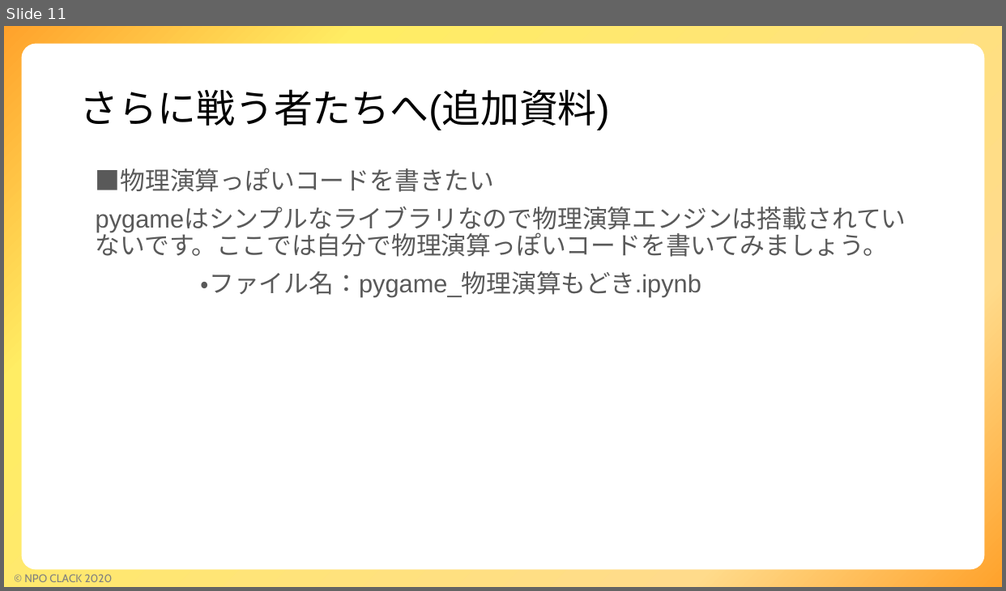
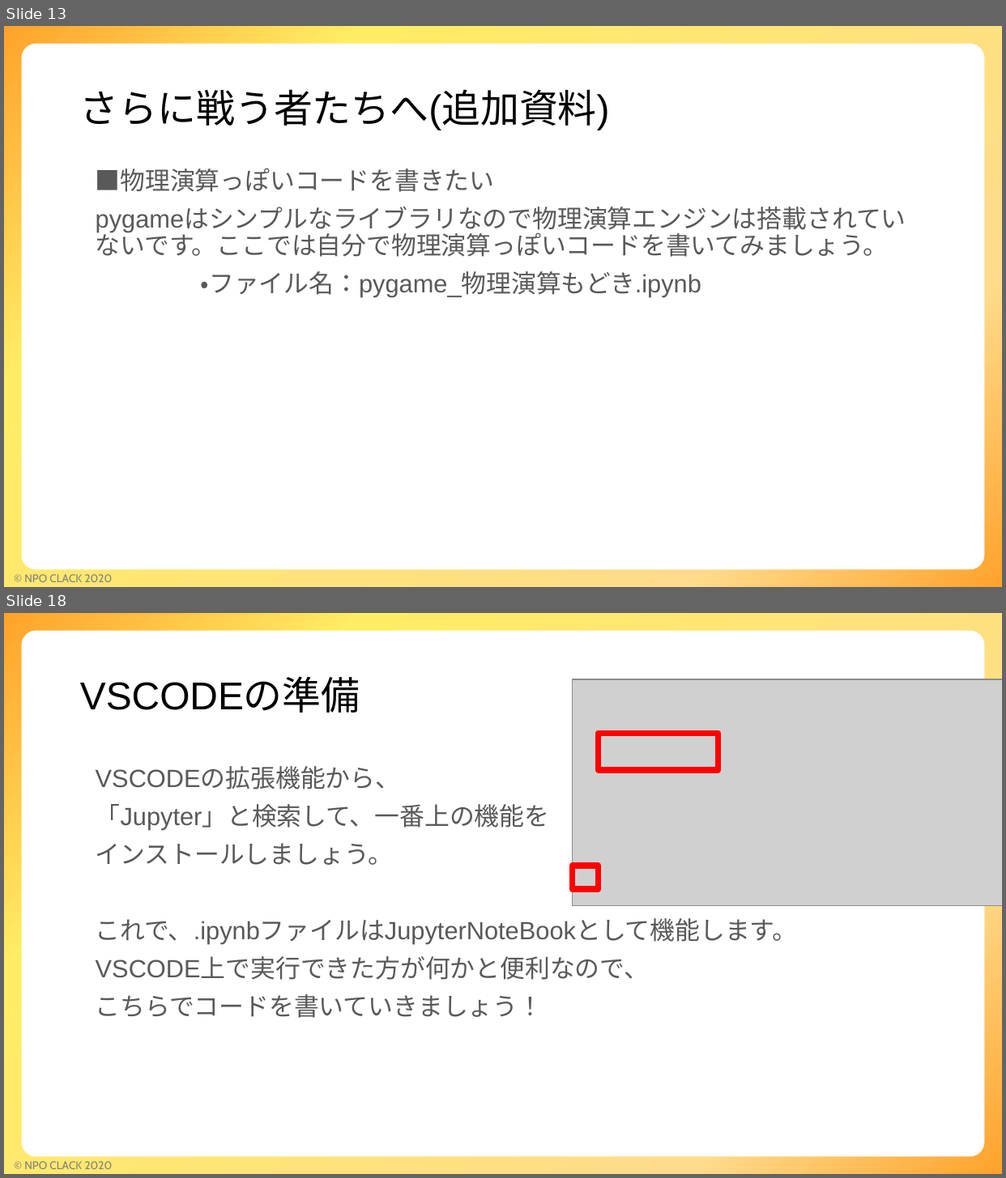
Before and after one commit to npo-clack/pygame, a slide deck: ゲームコース説明.pptx. Shown one above the other, each under a label of ours: slide 11 before the commit, slides 13 and 18 after it; the slides between them are not shown. The pictures are 1006x591 and 1006x1178 pixels, drawn with LibreOffice and Linux fonts; fonts in the diff are those of the drawing; grey boxes stand for pictures; background and template pictures are left out. Boxes give left, top, right and bottom in pixels: in the first picture for what was removed or moved away, otherwise in the second. Text is boxed around its words. In the diff, an @@ line names an element or a change of style, - is before the commit and + after.

Commit message:
コース資料に追加分を反映

```diff
--- a/ゲームコース説明.pptx
+++ b/ゲームコース説明.pptx
@@ slide 18 added at [4,613,1002,1174], background #FFFFFF; not listed: 3 template elements that a slide beside it also shows @@
@@ title added at [80,679,360,713], 28 pt, text #000000 @@
+VSCODEの準備
@@ picture added at [572,680,1002,906] @@
@@ rectangle added at [598,734,718,771], outline #FF0000 4.5 pt @@
@@ text added at [96,768,798,1018], 18 pt, text #595959 @@
+VSCODEの拡張機能から、
+「Jupyter」と検索して、一番上の機能を
+インストールしましょう。
+これで、.ipynbファイルはJupyterNoteBookとして機能します。
+VSCODE上で実行できた方が何かと便利なので、
+こちらでコードを書いていきましょう！
@@ rectangle added at [572,866,598,889], outline #FF0000 4.5 pt @@
@@ what was slide 11 is now slide 13 @@
```
Also in this commit, not shown: 3 slides changed, 5 other slides added.
